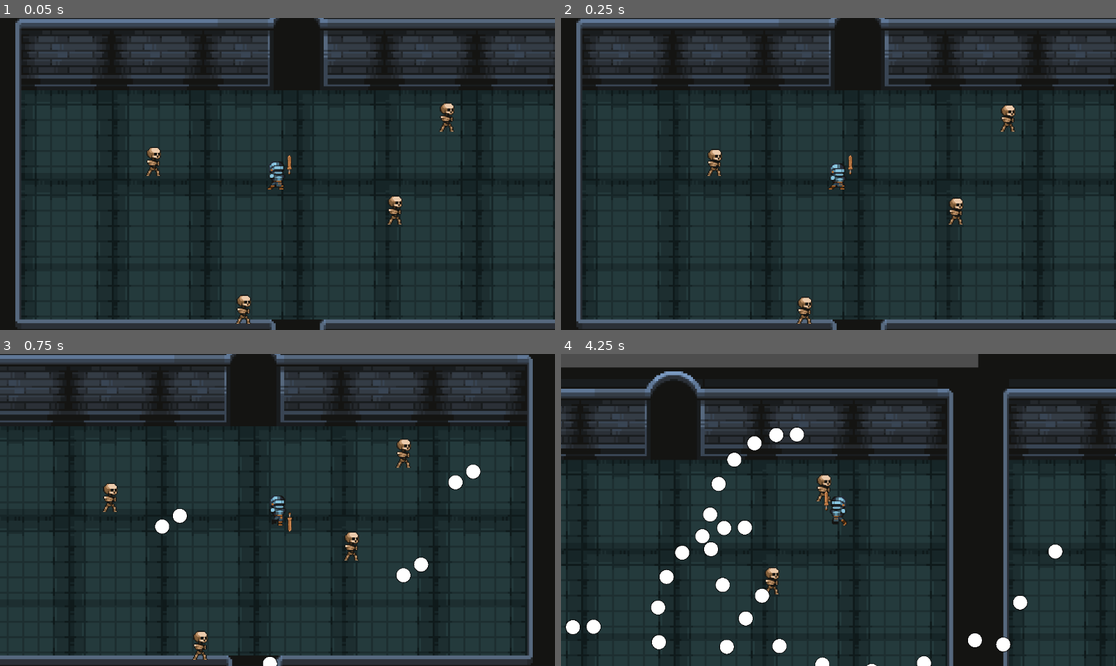
Above: before the commit, frames 1-4 (two rows, left to right).
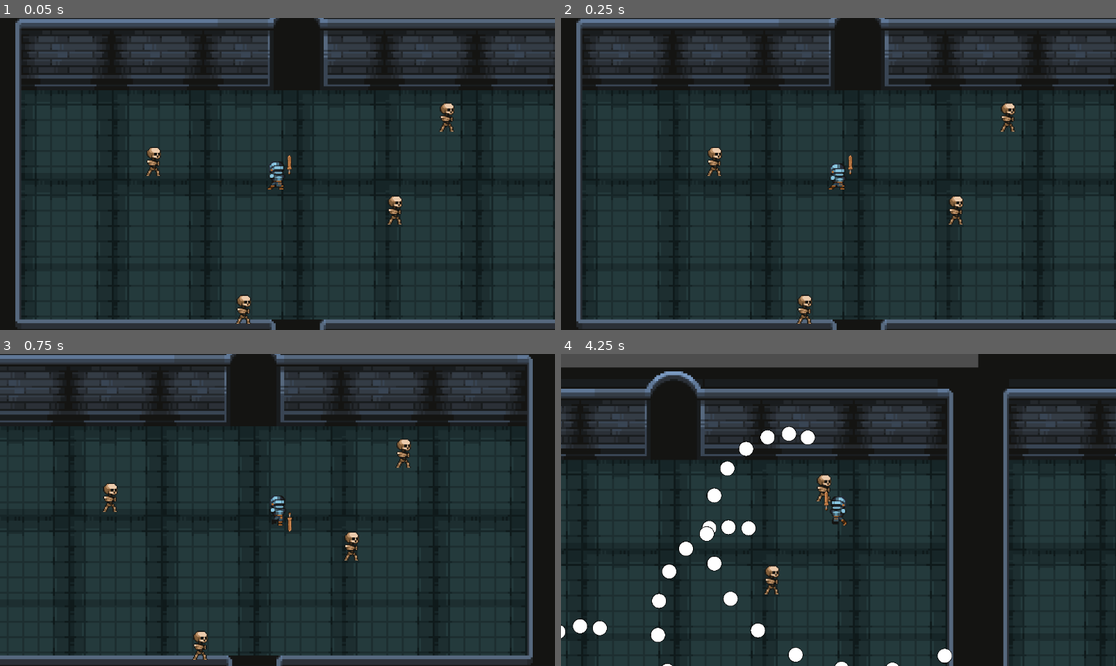
Above: after the commit, the same moments.

Repository: Robert-Riordan-UCD/GameDevJourney
Game: Godot game, scene res://World/Levels/level.tscn
Same seed, same stepped clock (60 frames per second), same inputs: the game is played once before the commit and once after it.
Inputs (mouse positions are in pixels of both pictures, inside the frame that each line leads up to):
- Up to frame 1 (0.05 s): no input
- Up to frame 2 (0.25 s): no input
- Up to frame 3 (0.75 s): move the mouse to (399, 494) at 0.52 s; press the mouse at (399, 494) at 0.53 s; hold D (player_right) from 0.53 s (still down)
- Up to frame 4 (4.25 s): move the mouse to (727, 525) at 1.27 s; release D (player_right) at 1.28 s; release the mouse at (727, 525) at 1.28 s; hold S (player_down) 1.28-2.03 s; click (727, 525) at 1.35 s; move the mouse to (894, 441) at 2.02 s; press the mouse at (894, 441) at 2.03 s; hold D (player_right) 2.03-2.78 s; move the mouse to (810, 572) at 2.77 s; release the mouse at (810, 572) at 2.78 s; hold W (player_up) 2.78-3.53 s; click (810, 572) at 2.85 s; move the mouse to (1005, 556) at 3.52 s; press the mouse at (1005, 556) at 3.53 s; hold A (player_left) from 3.53 s (still down)

Frame 1 is identical in both runs. In frame 2, 0.4% of the frame differs, in the area x 26-82%, y 27-96%; in frame 3, 0.7%; in frame 4, 3.9%, in the area x 0-91%, y 23-100%.

Commit message:
Added a random delay to the start of the enemy attacking

Diff:
--- a/Rougelike_Bullethell_Dungeon_Crawler/Enemies/enemy.gd
+++ b/Rougelike_Bullethell_Dungeon_Crawler/Enemies/enemy.gd
@@ -2,12 +2,19 @@
 extends CharacterBody2D
 
 signal died
+
+@export var start_time_offset_min:float = 1.6
+@export var start_time_offset_max:float = 0.2
 
 @onready var animated_sprite_2d: AnimatedSprite2D = $AnimatedSprite2D
 
 var dying:bool = false
 
 func _ready() -> void:
+	randomize()
+	$BulletSpawner.disable()
+	await get_tree().create_timer(randf_range(start_time_offset_min, start_time_offset_max)).timeout
+	$BulletSpawner.enable()
 	animated_sprite_2d.play("default")
 
 func _on_health_died() -> void:
